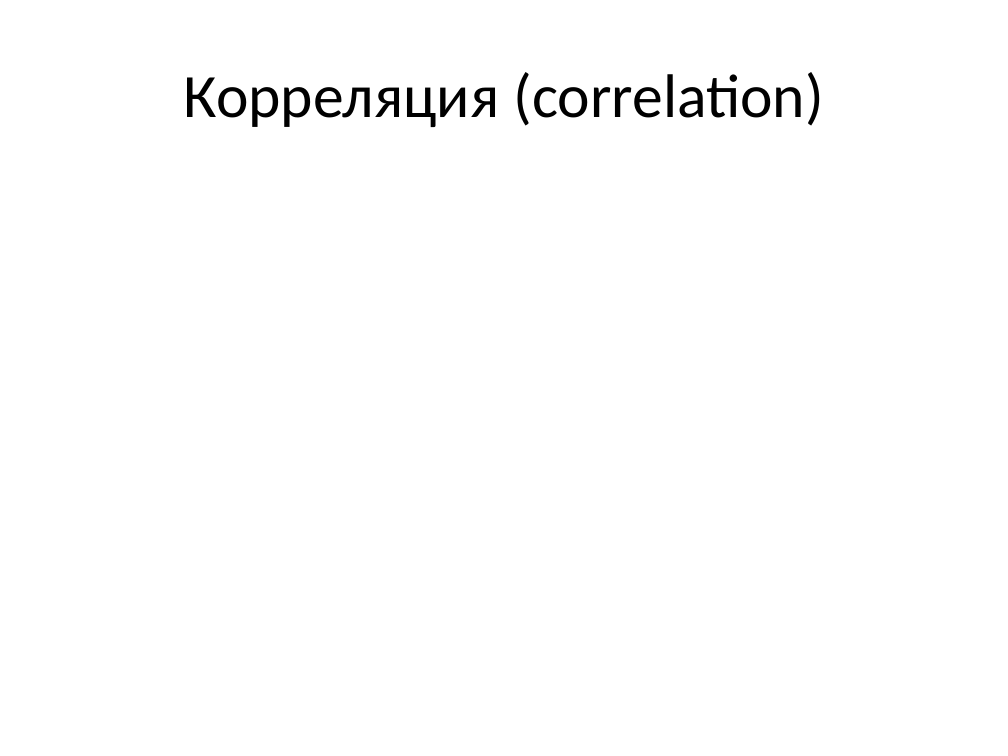
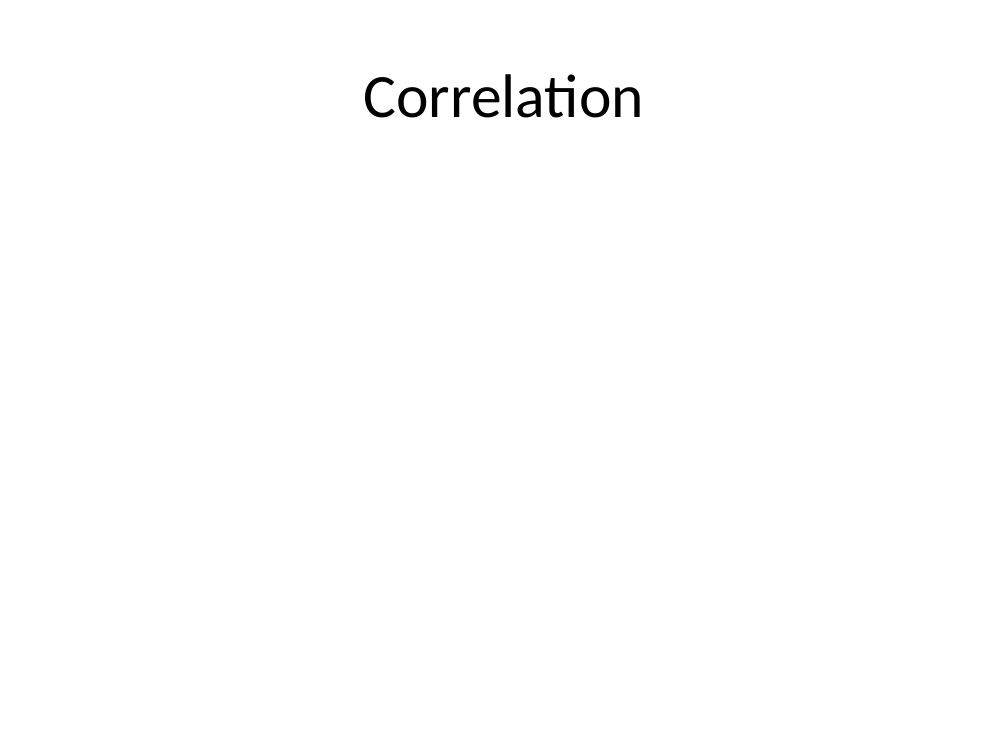
Before and after one commit to a-vodka/dv, a slide deck: slide 27 of dv-lec9-dim-reduc-PCA+SVD.pptx. Drawn at 1008x756 pixels with LibreOffice and Linux fonts; fonts in the diff are those of the drawing; grey boxes stand for pictures; background and template pictures are left out. Boxes give left, top, right and bottom in pixels: in the first picture for what was removed or moved away, otherwise in the second. Text is boxed around its words. In the diff, an @@ line names an element or a change of style, - is before the commit and + after.

```diff
--- a/dv-lec9-dim-reduc-PCA+SVD.pptx
+++ b/dv-lec9-dim-reduc-PCA+SVD.pptx
@@ title at (x1=364, y1=74, x2=644, y2=118): text changed @@
-Корреляция (correlation)
+Correlation
```
Also in this commit, not shown: 4 other slides changed, 17 slides added, 17 slides removed, 11 other files.
